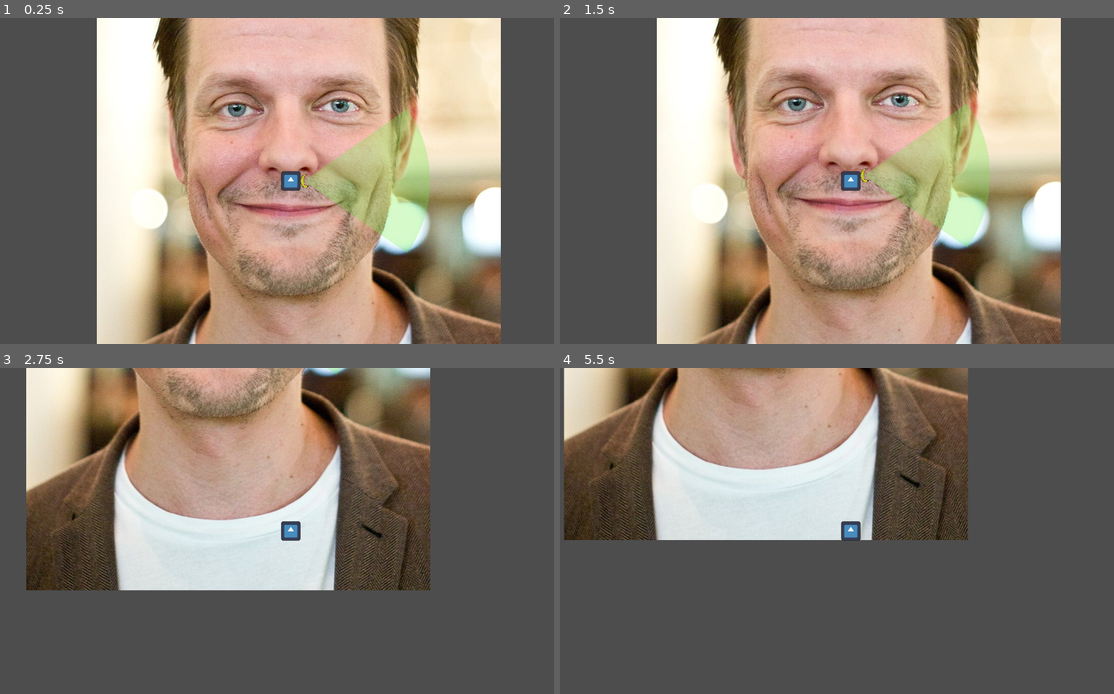
Above: before the commit, frames 1-4 (two rows, left to right).
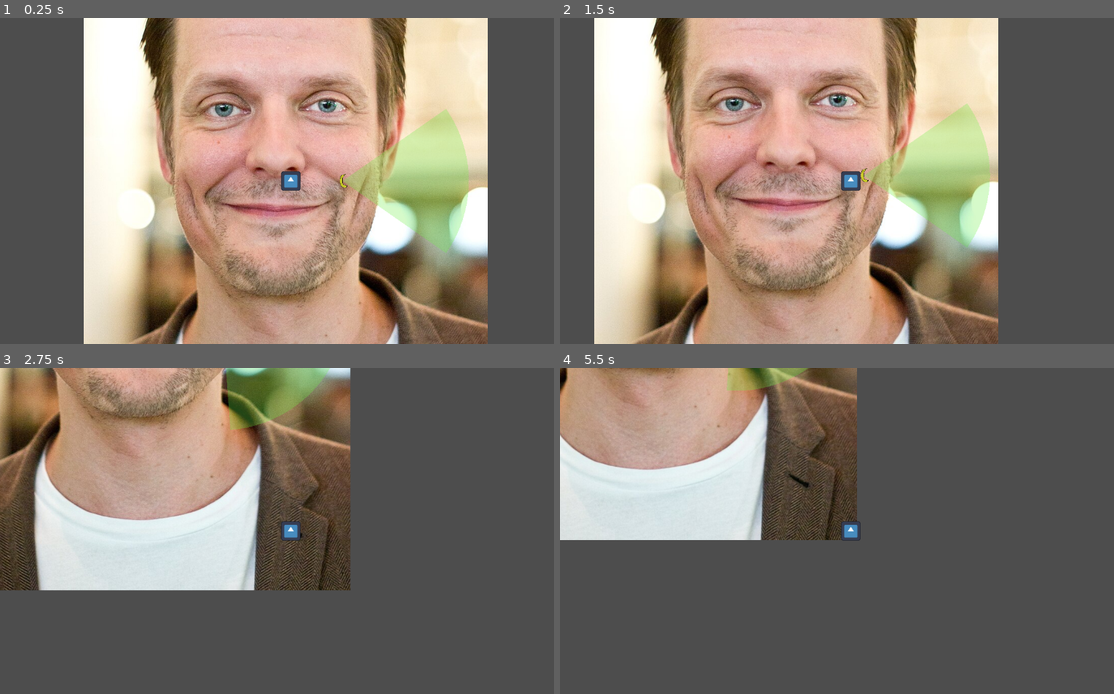
Above: after the commit, the same moments.

Repository: PiotrusWatson/last_party
Game: Godot game, scene res://worlds/piotrus_scene.tscn
Two runs of this game, one before a commit and one after it. Both use one fixed random seed, a clock stepped at 60 frames per second and the inputs below. The engine's default icon, where the game draws it, is replaced by a stand-in: a white triangle on a blue panel in a dark square.
Inputs:
- Up to frame 1 (0.25 s): no input
- Up to frame 2 (1.5 s): hold D (Right) 0.53-1.28 s; hold S (Down) from 1.28 s (still down)
- Up to frame 3 (2.75 s): release S (Down) at 2.03 s; hold D (Right) from 2.03 s (still down)
- Up to frame 4 (5.5 s): release D (Right) at 2.78 s; hold W (Up) 2.78-3.53 s; hold A (Left) 3.53-5.03 s; hold S (Down) from 5.03 s (still down)

The runs differ from the first frame. In frame 1, 35% of the frame differs, in the area x 15-91%, y 0-100%; in frame 2, 67%, in the area x 6-91%, y 0-100%; in frame 3, 41%; in frame 4, 31%.

Commit message:
the party banana moves, the vision cone rotates with

Diff:
--- a/prefabs/partygoer/partygoer.gd
+++ b/prefabs/partygoer/partygoer.gd
@@ -1,7 +1,31 @@
 extends CharacterBody2D
+class_name Partygoer
 
 @onready var mover = $Components/CharacterMover
 @onready var vision_cone = $VisionCone2D
+@onready var animator = $AnimatedSprite2D
+@onready var state_machine = $StateMachine
+@onready var direction_timer = $Timers/ChangeDirectionTimer
 
+var target: Node2D
+var cone_rotation_offset
 func _ready() -> void:
 	mover.init(self)
+	cone_rotation_offset = vision_cone.rotation
+
+func _on_vision_cone_2d_entered_vision_cone(body: Variant) -> void:
+	if state_machine.state.has_method("handle_seeing_something"):
+		state_machine.state.handle_seeing_something(body)
+
+
+func _on_vision_cone_2d_exited_vision_cone(body: Variant) -> void:
+	if state_machine.state.has_method("handle_no_longer_seeing_something"):
+		state_machine.state.handle_no_longer_seeing_something(body)
+
+
+func _on_change_direction_timer_timeout() -> void:
+	if state_machine.state.has_method("change_direction"):
+		state_machine.state.change_direction()
+
+func set_target(target):
+	self.target = target
--- a/prefabs/partygoer/partygoer.tscn
+++ b/prefabs/partygoer/partygoer.tscn
@@ -1,13 +1,16 @@
-[gd_scene load_steps=6 format=3 uid="uid://bycx0utujr7qt"]
+[gd_scene load_steps=9 format=3 uid="uid://bycx0utujr7qt"]
 
 [ext_resource type="Script" path="res://prefabs/partygoer/partygoer.gd" id="1_6njh4"]
 [ext_resource type="SpriteFrames" uid="uid://cxn82o0kqhfsp" path="res://prefabs/partygoer/partygoer_anims.tres" id="1_pv8j1"]
 [ext_resource type="Script" path="res://prefabs/partygoer/character_mover.gd" id="2_tnmw0"]
 [ext_resource type="PackedScene" uid="uid://kf8tqdlm8c5t" path="res://addons/vision_cone_2d/vision_cone_2d_template.tscn" id="4_itfhl"]
+[ext_resource type="Script" path="res://scripts/state_machine.gd" id="5_u77gh"]
+[ext_resource type="Script" path="res://prefabs/partygoer/states/idle.gd" id="6_mjqa1"]
+[ext_resource type="Script" path="res://prefabs/partygoer/states/approaching.gd" id="7_jk8li"]
 
 [sub_resource type="CapsuleShape2D" id="CapsuleShape2D_kjoc1"]
 
-[node name="Partygoer" type="CharacterBody2D"]
+[node name="Partygoer" type="CharacterBody2D" groups=["Partiers"]]
 script = ExtResource("1_6njh4")
 
 [node name="CollisionShape2D" type="CollisionShape2D" parent="."]
@@ -27,3 +30,21 @@
 
 [node name="CharacterMover" type="Node" parent="Components"]
 script = ExtResource("2_tnmw0")
+
+[node name="StateMachine" type="Node" parent="."]
+script = ExtResource("5_u77gh")
+
+[node name="Idle" type="Node" parent="StateMachine"]
+script = ExtResource("6_mjqa1")
+
+[node name="Approaching" type="Node" parent="StateMachine"]
+script = ExtResource("7_jk8li")
+
+[node name="Timers" type="Node" parent="."]
+
+[node name="ChangeDirectionTimer" type="Timer" parent="Timers"]
+wait_time = 2.277
+
+[connection signal="entered_vision_cone" from="VisionCone2D" to="." method="_on_vision_cone_2d_entered_vision_cone"]
+[connection signal="exited_vision_cone" from="VisionCone2D" to="." method="_on_vision_cone_2d_exited_vision_cone"]
+[connection signal="timeout" from="Timers/ChangeDirectionTimer" to="." method="_on_change_direction_timer_timeout"]
--- /dev/null
+++ b/prefabs/partygoer/states/approaching.gd
@@ -0,0 +1,11 @@
+extends PartygoerState
+
+
+# Called when the node enters the scene tree for the first time.
+func _ready() -> void:
+	pass # Replace with function body.
+
+
+# Called every frame. 'delta' is the elapsed time since the previous frame.
+func _process(delta: float) -> void:
+	pass
--- /dev/null
+++ b/prefabs/partygoer/states/idle.gd
@@ -0,0 +1,29 @@
+extends PartygoerState
+
+var current_direction: Vector2
+
+func enter(previous_state_path: String, data := {}):
+	current_direction = partygoer.get_global_transform().x
+	partygoer.direction_timer.start()
+
+
+func physics_process(delta):
+	partygoer.mover.move_direction(current_direction)
+
+func change_direction():
+	current_direction = Vector2(randf_range(-1, 1), randf_range(-1, 1)).normalized()
+	flip_sprite_on_direction()
+	partygoer.vision_cone.rotation = current_direction.angle() + partygoer.cone_rotation_offset
+
+func handle_seeing_something(body):
+	if body.is_in_group("Partier"):
+		partygoer.set_target(body)
+		finished.emit(APPROACHING)
+
+
+func flip_sprite_on_direction():
+	var animator = partygoer.animator as AnimatedSprite2D
+	if current_direction.x < 0:
+		animator.flip_h = true
+	else:
+		animator.flip_h = false
--- /dev/null
+++ b/prefabs/partygoer/states/partygoer_state.gd
@@ -0,0 +1,19 @@
+extends State
+class_name PartygoerState
+
+const IDLE = "Idle"
+const APPROACHING = "Approaching"
+const CHATTING = "Chatting"
+
+var partygoer : Partygoer
+
+func _ready() -> void:
+	await owner.ready
+	partygoer = owner as Partygoer
+	assert(partygoer != null, "The PartygoerState state type must be used only in the Partygoer scene. It needs the owner to be a Partygoer node.")
+
+func handle_seeing_something(body) -> void:
+	pass
+
+func handle_no_longer_seeing_something(body) -> void:
+	pass
--- a/prefabs/player/player.tscn
+++ b/prefabs/player/player.tscn
@@ -8,7 +8,7 @@
 radius = 16.0
 height = 32.0
 
-[node name="Player" type="RigidBody2D"]
+[node name="Player" type="RigidBody2D" groups=["Partiers"]]
 script = ExtResource("1_4ttaq")
 
 [node name="CollisionShape2D" type="CollisionShape2D" parent="."]
--- a/project.godot
+++ b/project.godot
@@ -18,6 +18,10 @@
 [editor_plugins]
 
 enabled=PackedStringArray("res://addons/vision_cone_2d/plugin.cfg")
+
+[global_group]
+
+Partiers=""
 
 [input]
 
--- /dev/null
+++ b/scripts/state.gd
@@ -0,0 +1,27 @@
+extends Node
+class_name State
+
+## Emitted when the state finishes and wants to transition to another state.
+signal finished(next_state_path: String, data: Dictionary)
+
+## Called by the state machine when receiving unhandled input events.
+func handle_input(_event: InputEvent) -> void:
+	pass
+
+## Called by the state machine on the engine's main loop tick.
+func process(_delta: float) -> void:
+	pass
+
+## Called by the state machine on the engine's physics update tick.
+func physics_process(_delta: float) -> void:
+	pass
+
+## Called by the state machine upon changing the active state. The `data` parameter
+## is a dictionary with arbitrary data the state can use to initialize itself.
+func enter(previous_state_path: String, data := {}) -> void:
+	pass
+
+## Called by the state machine before changing the active state. Use this function
+## to clean up the state.
+func exit() -> void:
+	pass
--- /dev/null
+++ b/scripts/state_machine.gd
@@ -0,0 +1,38 @@
+class_name StateMachine extends Node
+
+@export var initial_state: State = null
+
+@onready var state: State = (func get_initial_state() -> State:
+	return initial_state if initial_state != null else get_child(0)
+).call()
+
+
+func _ready() -> void:
+	for state_node: State in find_children("*", "State"):
+		state_node.finished.connect(_transition_to_next_state)
+
+	await owner.ready
+	state.enter("")
+
+
+func _unhandled_input(event: InputEvent) -> void:
+	state.handle_input(event)
+
+
+func _process(delta: float) -> void:
+	state.process(delta)
+
+
+func _physics_process(delta: float) -> void:
+	state.physics_process(delta)
+
+
+func _transition_to_next_state(target_state_path: String, data: Dictionary = {}) -> void:
+	if not has_node(target_state_path):
+		printerr(owner.name + ": Trying to transition to state " + target_state_path + " but it does not exist.")
+		return
+
+	var previous_state_path := state.name
+	state.exit()
+	state = get_node(target_state_path)
+	state.enter(previous_state_path, data)
--- a/worlds/piotrus_scene.tscn
+++ b/worlds/piotrus_scene.tscn
@@ -20,3 +20,4 @@
 texture = ExtResource("3_y8dw4")
 
 [node name="Partygoer" parent="." instance=ExtResource("4_r475v")]
+position = Vector2(100, 0)
